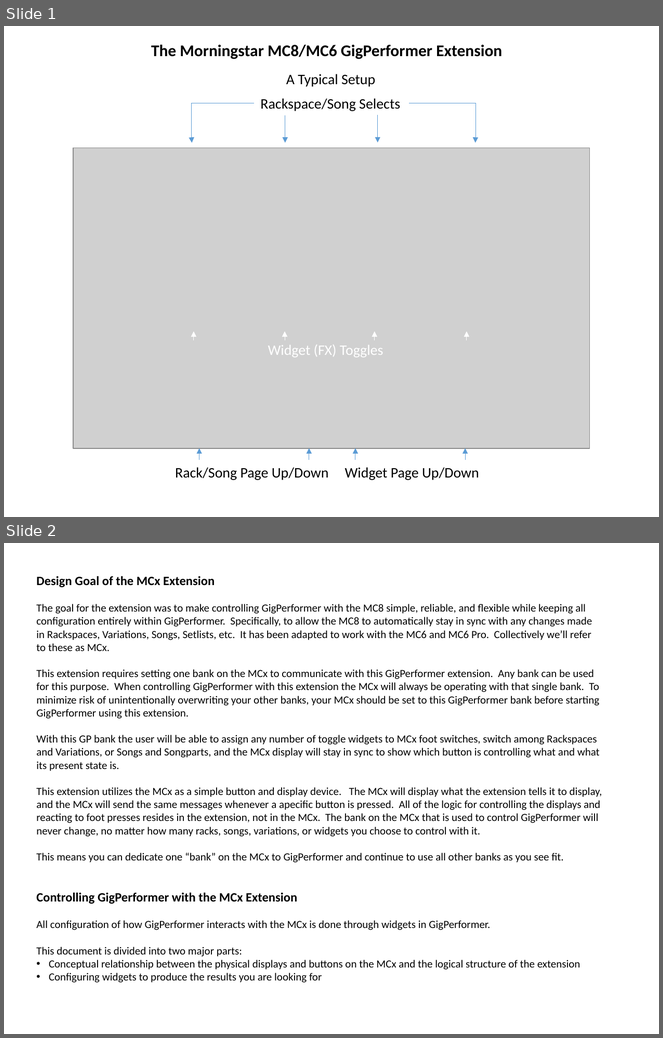
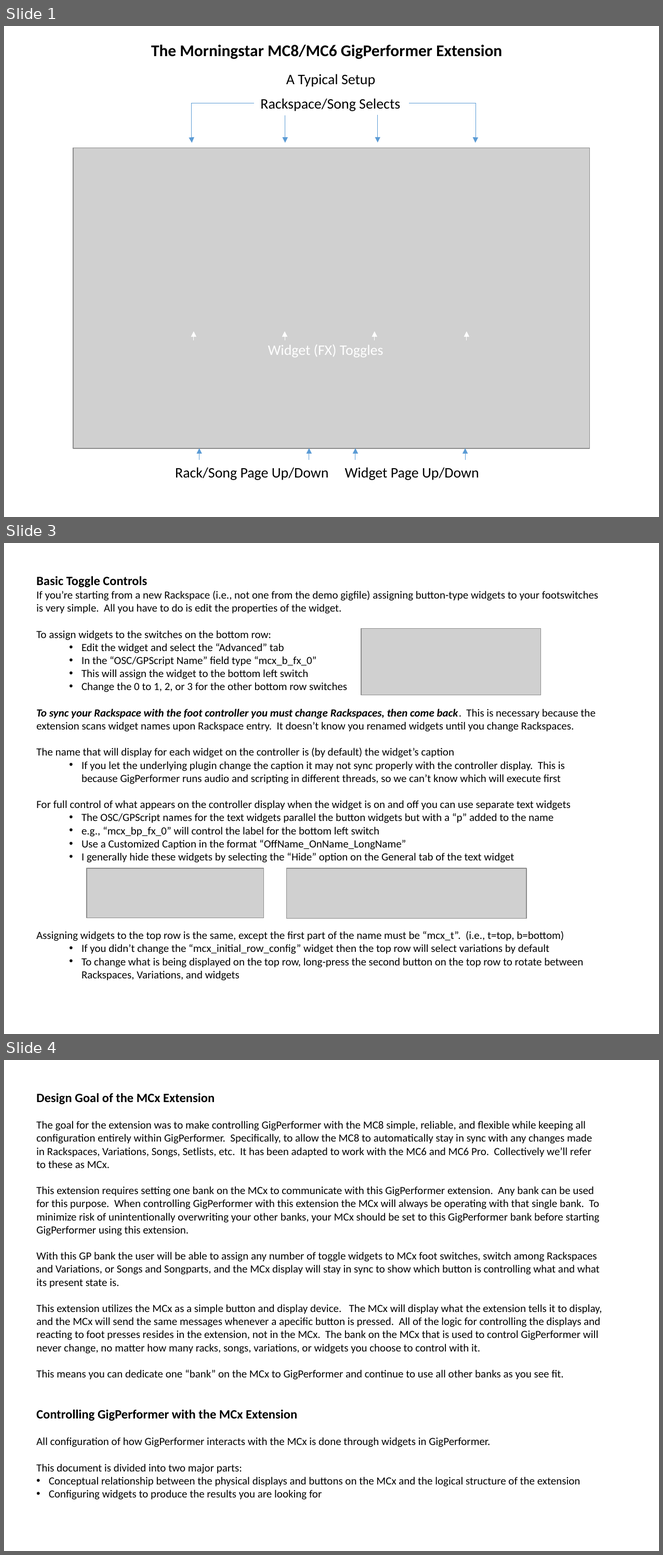
Before and after one commit to WidnerM/GP-MC8, a slide deck: MC8.pptx. Shown one above the other, each under a label of ours: slides 1 and 2 before the commit, slides 1, 3 and 4 after it; the slides between them are not shown. The pictures are 663x1038 and 663x1555 pixels, drawn with LibreOffice and Linux fonts; fonts in the diff are those of the drawing; grey boxes stand for pictures. Boxes give left, top, right and bottom in pixels: in the first picture for what was removed or moved away, otherwise in the second. Text is boxed around its words. In the diff, an @@ line names an element or a change of style, - is before the commit and + after.

```diff
--- a/MC8.pptx
+++ b/MC8.pptx
@@ slide 3 added at <box>4,543,659,1034</box>, background #FFFFFF @@
@@ text added at <box>36,576,598,981</box>, 12 pt, text #000000 @@
+Basic Toggle Controls
+If you’re starting from a new Rackspace (i.e., not one from the demo gigfile) assigning button-type widgets to your footswitches is very simple. All you have to do is edit the properties of the widget.
+To assign widgets to the switches on the bottom row:
+  • Edit the widget and select the “Advanced” tab
+  • In the “OSC/GPScript Name” field type “mcx_b_fx_0”
+  • This will assign the widget to the bottom left switch
+  • Change the 0 to 1, 2, or 3 for the other bottom row switches
+To sync your Rackspace with the foot controller you must change Rackspaces, then come back. This is necessary because the extension scans widget names upon Rackspace entry. It doesn’t know you renamed widgets until you change Rackspaces.
+The name that will display for each widget on the controller is (by default) the widget’s caption
+  • If you let the underlying plugin change the caption it may not sync properly with the controller display. This is because GigPerformer runs audio and scripting in different threads, so we can’t know which will execute first
+For full control of what appears on the controller display when the widget is on and off you can use separate text widgets
+  • The OSC/GPScript names for the text widgets parallel the button widgets but with a “p” added to the name
+  • e.g., “mcx_bp_fx_0” will control the label for the bottom left switch
+  • Use a Customized Caption in the format “OffName_OnName_LongName”
+  • I generally hide these widgets by selecting the “Hide” option on the General tab of the text widget
+Assigning widgets to the top row is the same, except the first part of the name must be “mcx_t”. (i.e., t=top, b=bottom)
+  • If you didn’t change the “mcx_initial_row_config” widget then the top row will select variations by default
+  • To change what is being displayed on the top row, long-press the second button on the top row to rotate between Rackspaces, Variations, and widgets
@@ picture added at <box>361,629,541,696</box> @@
@@ picture added at <box>87,869,263,918</box> @@
@@ picture added at <box>286,869,527,918</box> @@
@@ what was slide 2 is now slide 4 @@
```
Also in this commit, not shown: 1 other slide added, 2 other files.
